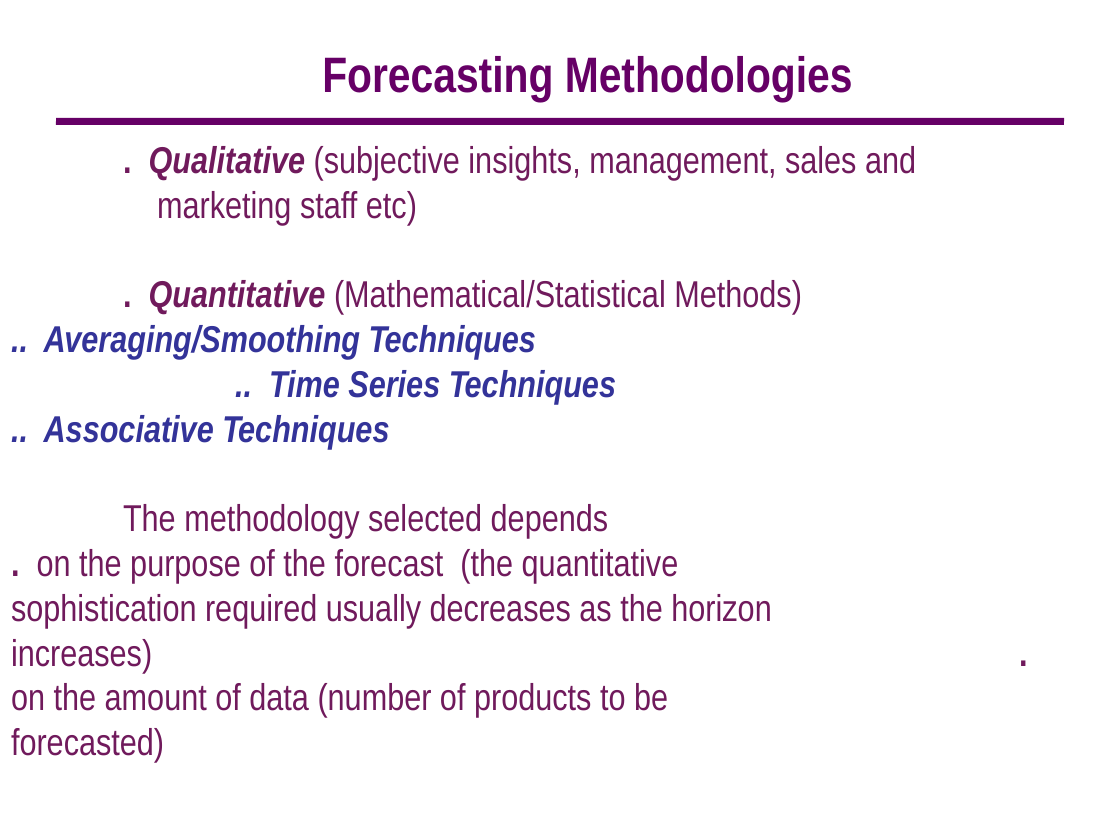
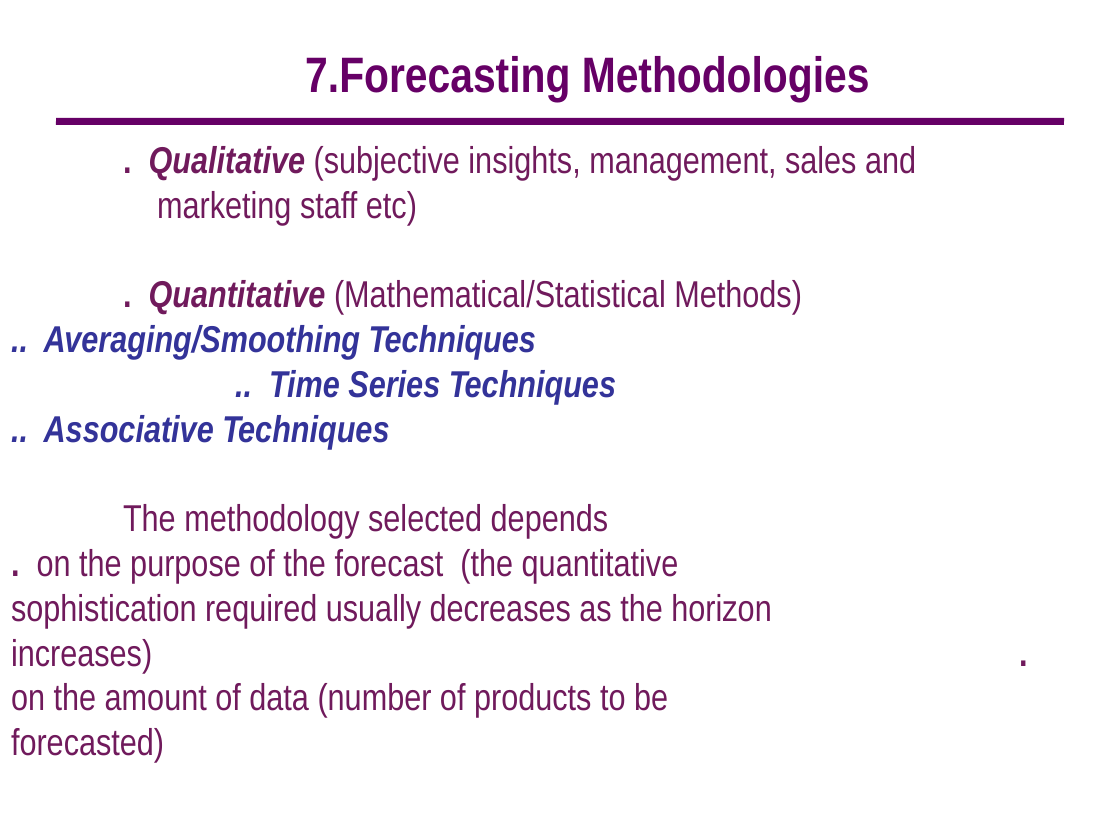
Before and after one commit to 15110132/MachineLearning-15110132_15110044-, a slide deck: slide 14 of Documents/MachineLearning.ppt (slide 12 before the commit). Drawn at 1120x840 pixels with LibreOffice and Linux fonts; fonts in the diff are those of the drawing; background and template pictures are left out. Boxes give left, top, right and bottom in pixels: in the first picture for what was removed or moved away, otherwise in the second. Text is boxed around its words. In the diff, an @@ line names an element or a change of style, - is before the commit and + after.

```diff
--- a/Documents/MachineLearning.ppt
+++ b/Documents/MachineLearning.ppt
@@ text at (305,56,870,102): text changed @@
-Forecasting Methodologies
+7.Forecasting Methodologies
```
Also in this commit, not shown: 7 other slides changed, 10 slides added.
